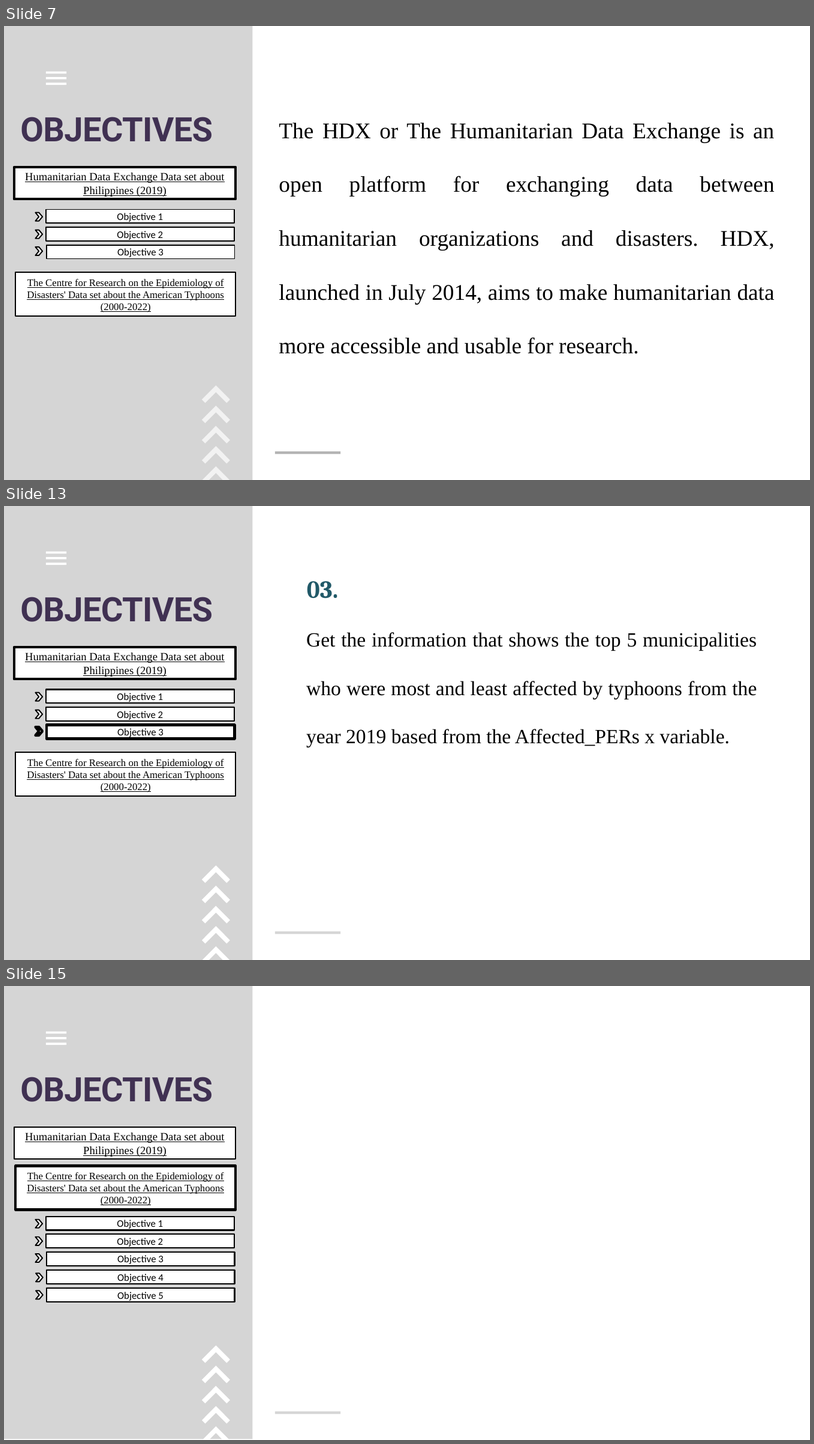
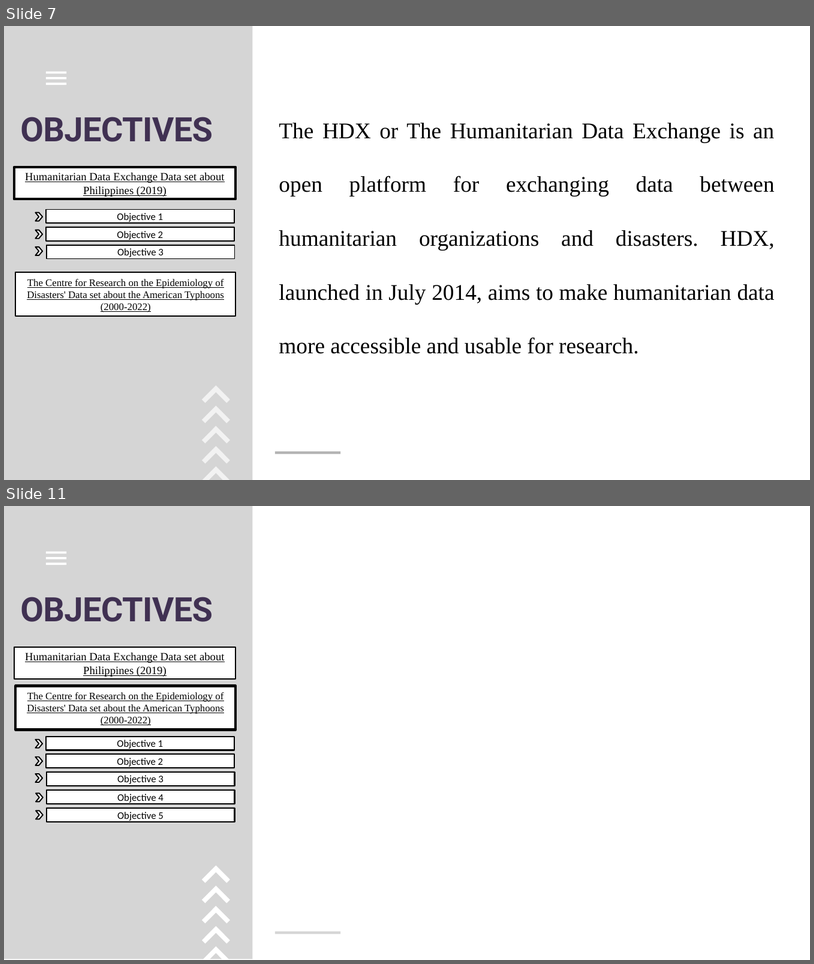
Before and after one commit to GEA960/ITBA-3207_TeamTyphoonAnalysts, a slide deck: Final PPT presentation.pptx. Shown one above the other, each under a label of ours: slides 7, 13 and 15 before the commit, slides 7 and 11 after it; the slides between them are not shown. The pictures are 814x1444 and 814x964 pixels, drawn with LibreOffice and Linux fonts; fonts in the diff are those of the drawing. Boxes give left, top, right and bottom in pixels: in the first picture for what was removed or moved away, otherwise in the second. Text is boxed around its words. In the diff, an @@ line names an element or a change of style, - is before the commit and + after.

Commit message:
Edited the graphs for the objectives of Philippines Datasets

```diff
--- a/Final PPT presentation.pptx
+++ b/Final PPT presentation.pptx
@@ slide 13 removed at bbox=[4, 506, 810, 960], background #FFFFFF @@
@@ freeform shape removed at bbox=[4, 506, 253, 960] @@
@@ freeform shape removed at bbox=[46, 552, 66, 565] @@
@@ title removed at bbox=[307, 581, 338, 598] @@
-03.
@@ text removed at bbox=[20, 597, 213, 622] @@
-OBJECTIVES
@@ rectangle removed at bbox=[14, 647, 236, 679] @@
-Humanitarian Data Exchange Data set about Philippines (2019)
@@ text removed at bbox=[306, 632, 757, 747] @@
-Get the information that shows the top 5 municipalities who were most and least affected by typhoons from the year 2019 based from the Affected_PERs x variable.
@@ chevron removed at bbox=[35, 692, 43, 701] @@
@@ rectangle removed at bbox=[46, 690, 234, 703] @@
-Objective 1
@@ chevron removed at bbox=[35, 709, 43, 718] @@
@@ rectangle removed at bbox=[46, 707, 234, 721] @@
-Objective 2
@@ chevron removed at bbox=[35, 727, 43, 735] @@
@@ rectangle removed at bbox=[47, 725, 234, 739] @@
-Objective 3
@@ rectangle removed at bbox=[15, 752, 236, 796] @@
-The Centre for Research on the Epidemiology of Disasters' Data set about the American Typhoons (2000-2022)
@@ freeform shape removed at bbox=[202, 865, 230, 960] @@
@@ freeform shape removed at bbox=[275, 931, 340, 933] @@
@@ what was slide 15 is now slide 11 @@
```
Also in this commit, not shown: 2 slides changed, 3 other slides removed.
